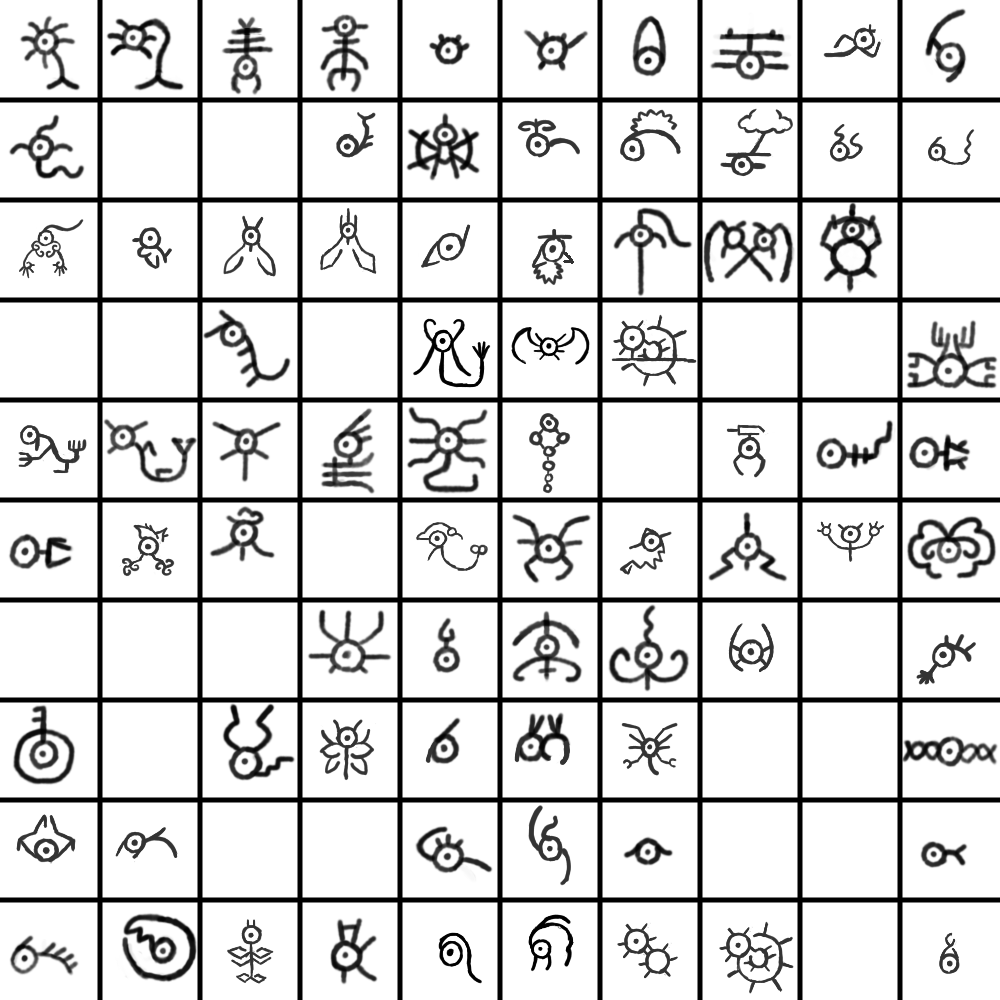
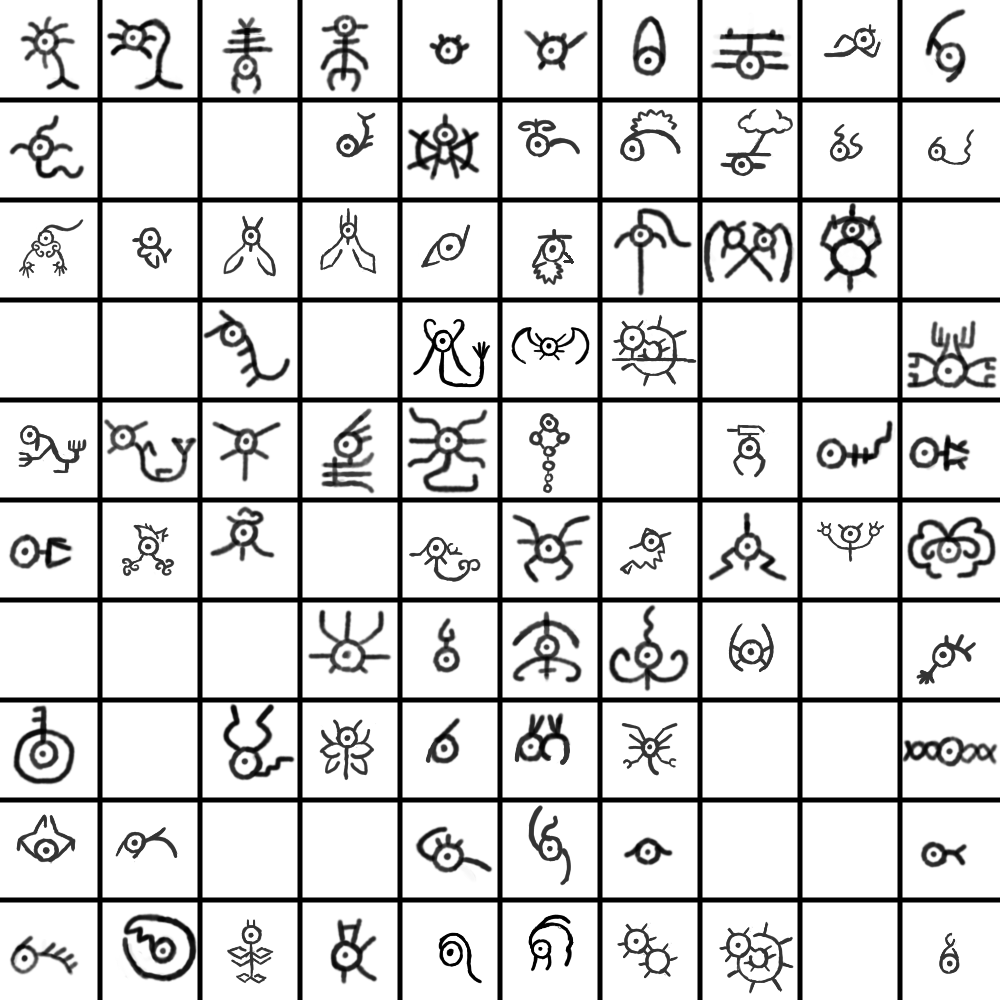
Layered file, before and after one edit (w=1000, h=1000). Changes by layer:
painted on "Paint Layer 1" over [409, 522, 488, 582]
